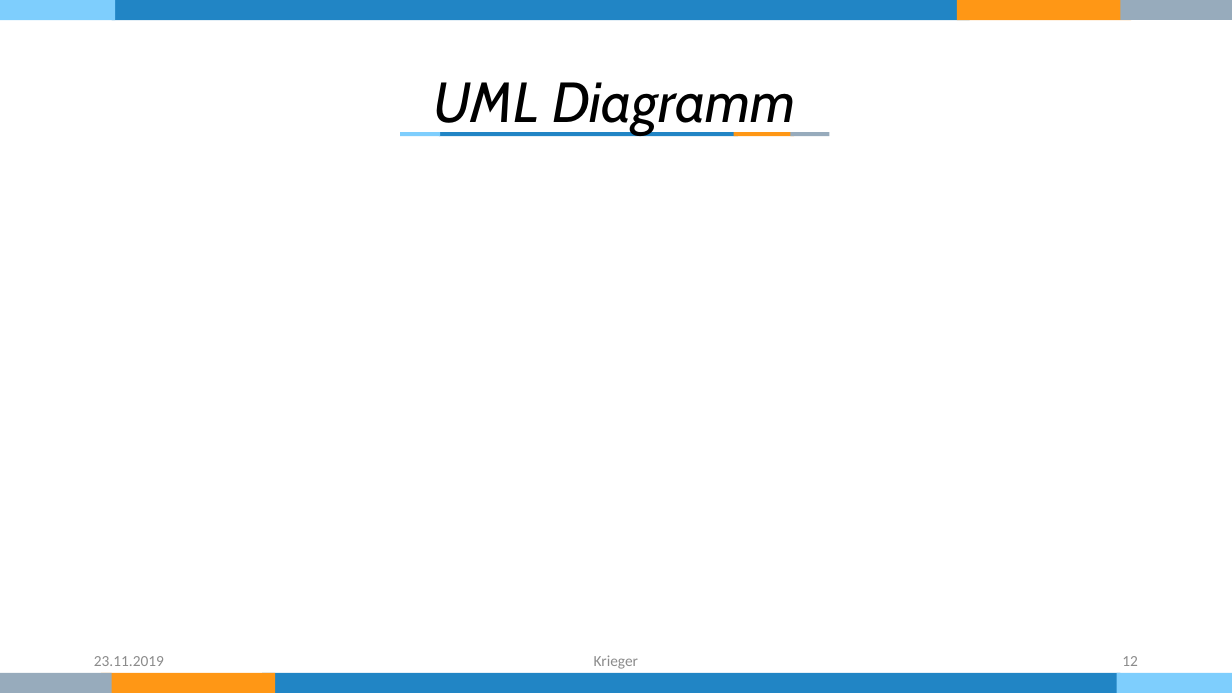
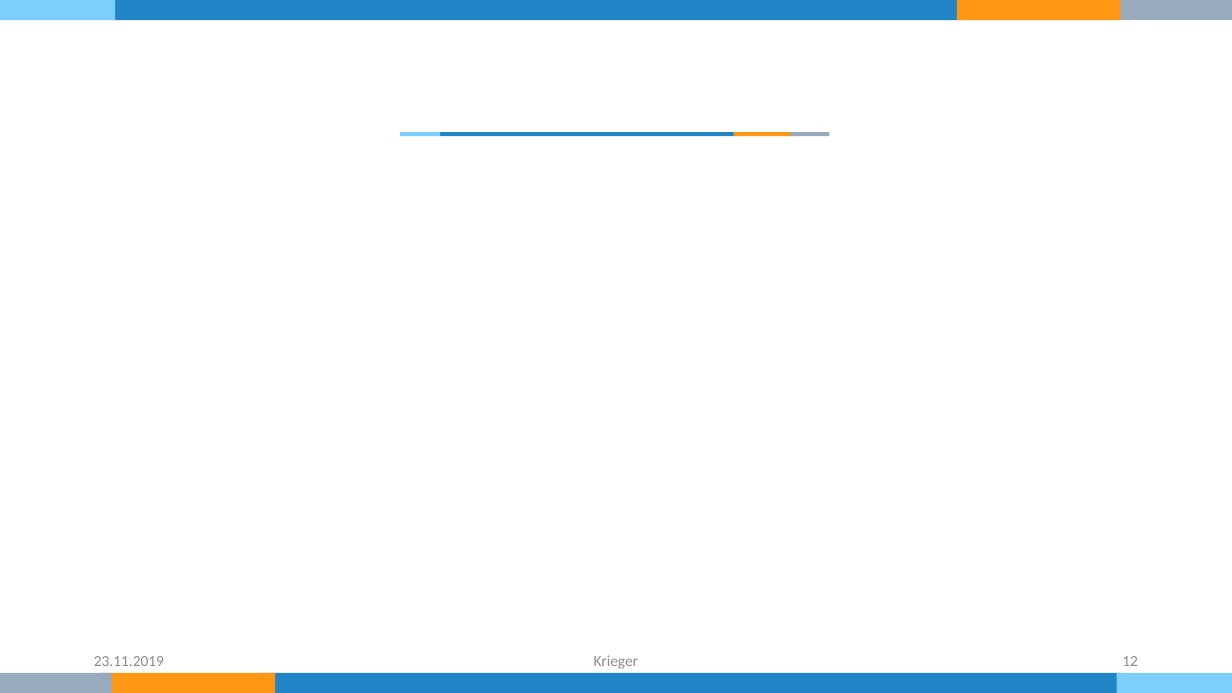
Before and after one commit to KriegersBlog/nordwind-tool, a slide deck: slide 12 of Dokumentation/Präsentation.pptx. Drawn at 1232x693 pixels with LibreOffice and Linux fonts; fonts in the diff are those of the drawing. Boxes give left, top, right and bottom in pixels: in the first picture for what was removed or moved away, otherwise in the second. Text is boxed around its words. In the diff, an @@ line names an element or a change of style, - is before the commit and + after.

```diff
--- a/Dokumentation/Präsentation.pptx
+++ b/Dokumentation/Präsentation.pptx
@@ text removed at box(433, 82, 796, 135) @@
-UML Diagramm
```
Also in this commit, not shown: 3 other slides changed.
